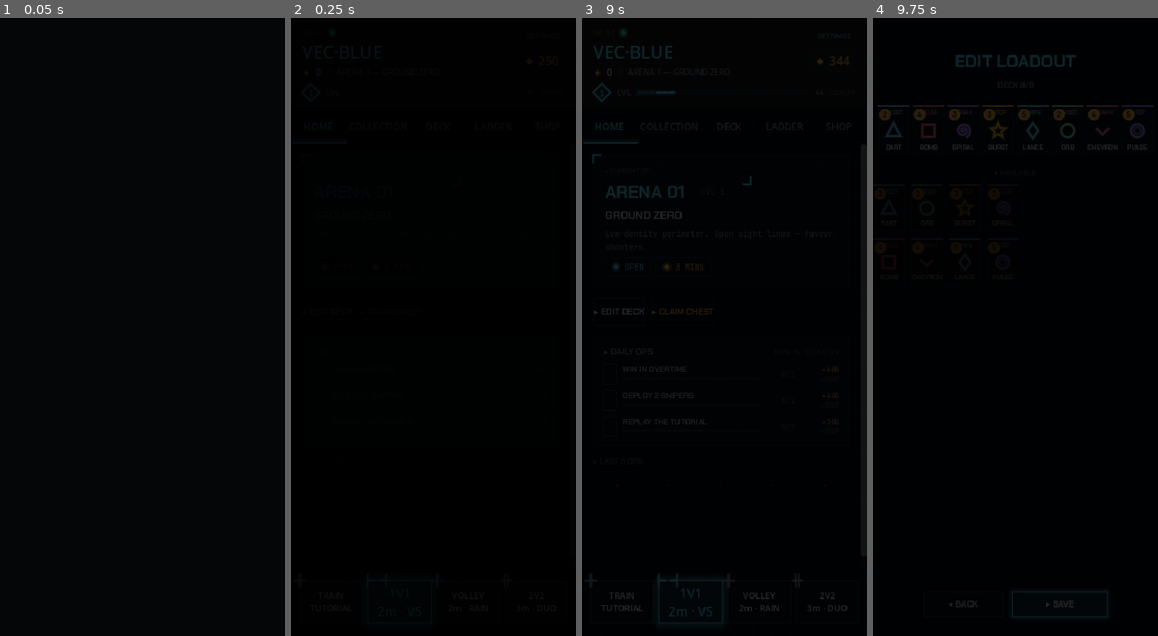
Above: before the commit, frames 1-4 (left to right).
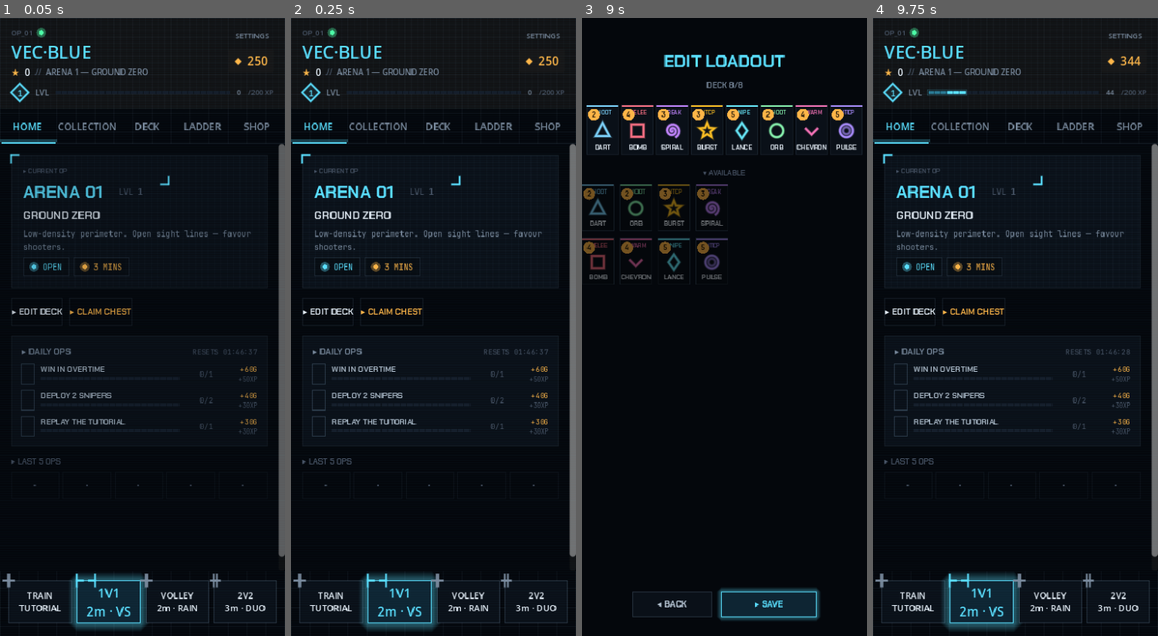
Above: after the commit, the same moments.

Repository: Catalyst86/battle-vector
Game: Godot game, scene res://scenes/main.tscn
Same seed, same stepped clock (60 frames per second), same inputs: the game is played once before the commit and once after it.
Inputs:
- Up to frame 1 (0.05 s): no input
- Up to frame 2 (0.25 s): no input
- Up to frame 3 (9 s): click "HOME" at 0.5 s; click "COLLECTION" at 1.25 s; click "DECK" at 2 s; click "LADDER" at 2.75 s; click "SHOP" at 3.5 s; click "CLAIM" at 4.25 s; click "1V1 2m · VS" at 5 s; click "VOLLEY 2m · RAIN" at 5.75 s; click "2V2 3m · DUO" at 6.5 s; click "×" at 7.25 s; click "HOME" at 8 s; click "▸ EDIT DECK" at 8.75 s
- Up to frame 4 (9.75 s): click "▸ SAVE" at 9.5 s

The runs differ from the first frame. In frame 1, 12% of the frame differs, in the area x 0-100%, y 0-100%; in frame 2, 34%; in frame 3, 8.8%; in frame 4, 29%.

Commit message:
feat(router): drop fade-in/out on menu transitions
Menu hops now swap instantly. The 0.22s-in + 0.22s-out black fade added
~440ms to every navigation on top of the scene load itself, which made
the app feel slow compared to its actual responsiveness.

Stripped the ColorRect + CanvasLayer + fade tween infrastructure;
kept the `_busy` guard + `scene_changed` signal so callers that depend
on the debounce or the signal (none today, but the API is public)
don't break.

Router.goto now yields one frame before calling change_scene_to_file —
the prior fade happened to hide the fact that change_scene can't fire
while a parent node is mid-_ready, which is exactly where main.gd and
most back-button handlers invoke it from. Yielding the frame defers
the swap cleanly.

Diff:
--- a/vector/autoload/router.gd
+++ b/vector/autoload/router.gd
@@ -1,42 +1,25 @@
 extends Node
 ## Lightweight scene router. Menus and the match never load each other
-## directly — they call `Router.goto("res://scenes/...")` and this handles
-## the fade + swap. Add new menus without touching existing ones.
+## directly — they call `Router.goto("res://scenes/...")` and this swaps
+## the scene. Instant by design; the previous fade-in/out was removed
+## because it made every menu hop feel slower than it was.
 
 signal scene_changed(path: String)
 
-@export var fade_color: Color = Color(0, 0, 0)
-@export var fade_duration: float = 0.22
-
-var _fade: ColorRect
-var _canvas: CanvasLayer
 var _busy: bool = false
 
-func _ready() -> void:
-	_canvas = CanvasLayer.new()
-	_canvas.layer = 128
-	add_child(_canvas)
-	_fade = ColorRect.new()
-	_fade.color = fade_color
-	_fade.color.a = 0.0
-	_fade.mouse_filter = Control.MOUSE_FILTER_IGNORE
-	_fade.anchor_right = 1.0
-	_fade.anchor_bottom = 1.0
-	_canvas.add_child(_fade)
-
+## Swap to the scene at `path`. Yields one frame before firing so the
+## caller's _ready / signal handler can unwind — change_scene_to_file
+## refuses if a parent node is still adding children, and Router.goto is
+## commonly invoked from exactly those callsites (main boot, back-button
+## handlers). The `_busy` guard swallows rapid double-taps.
 func goto(path: String) -> void:
 	if _busy:
 		return
 	_busy = true
-	await _fade_to(1.0)
+	await get_tree().process_frame
 	var err := get_tree().change_scene_to_file(path)
 	if err != OK:
 		push_error("Router.goto failed: %s (err %d)" % [path, err])
 	scene_changed.emit(path)
-	await _fade_to(0.0)
 	_busy = false
-
-func _fade_to(target_alpha: float) -> void:
-	var tw := create_tween()
-	tw.tween_property(_fade, "color:a", target_alpha, fade_duration)
-	await tw.finished
